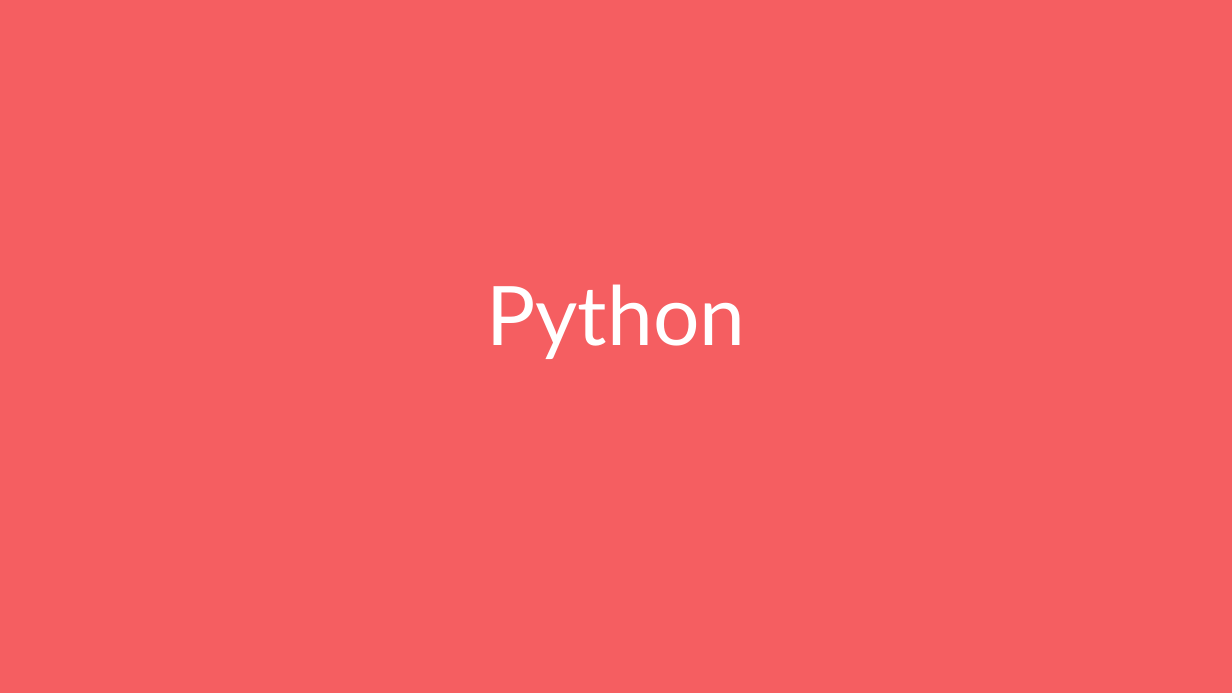
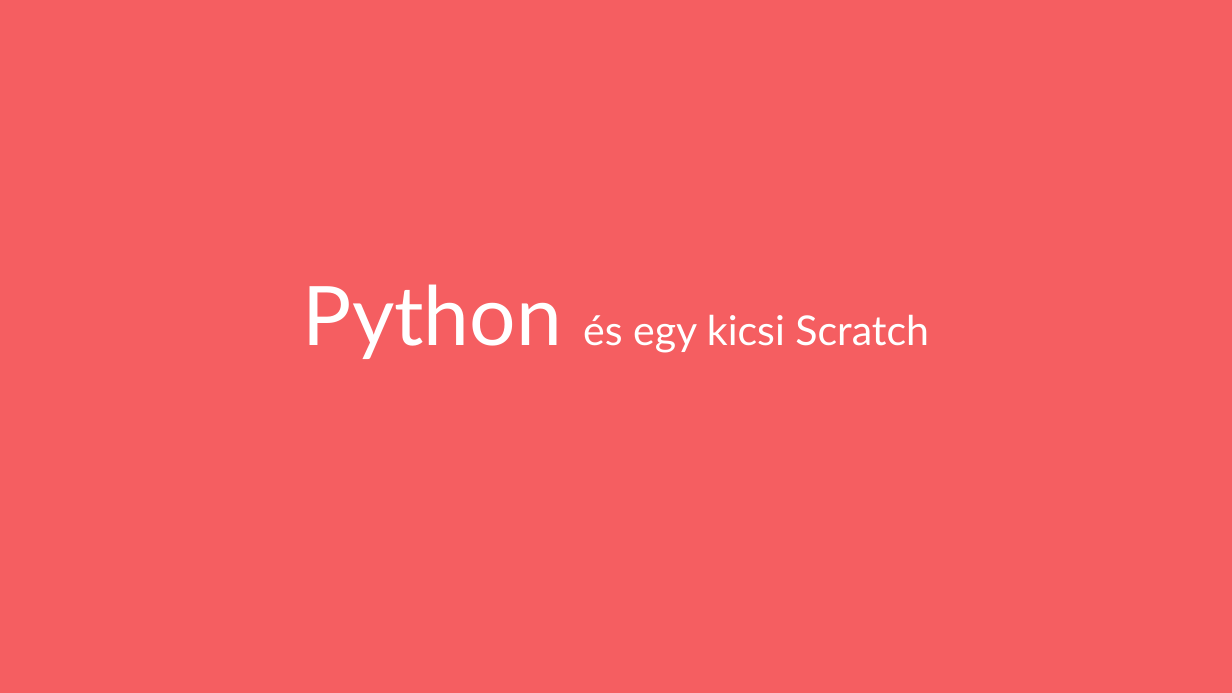
Before and after one commit to pisti72/infoka, a slide deck: slide 12 of prog/Bevezetés a Programozás Világába.pptx. Drawn at 1232x693 pixels with LibreOffice and Linux fonts; fonts in the diff are those of the drawing. Boxes give left, top, right and bottom in pixels: in the first picture for what was removed or moved away, otherwise in the second. Text is boxed around its words. In the diff, an @@ line names an element or a change of style, - is before the commit and + after.

Commit message:
Scratch triangle function and turtle added

```diff
--- a/prog/Bevezetés a Programozás Világába.pptx
+++ b/prog/Bevezetés a Programozás Világába.pptx
@@ title at <box>303,284,929,359</box>: text changed; size 48 to 24 pt @@
-Python
+Python és egy kicsi Scratch
```
Also in this commit, not shown: 2 slides added.
